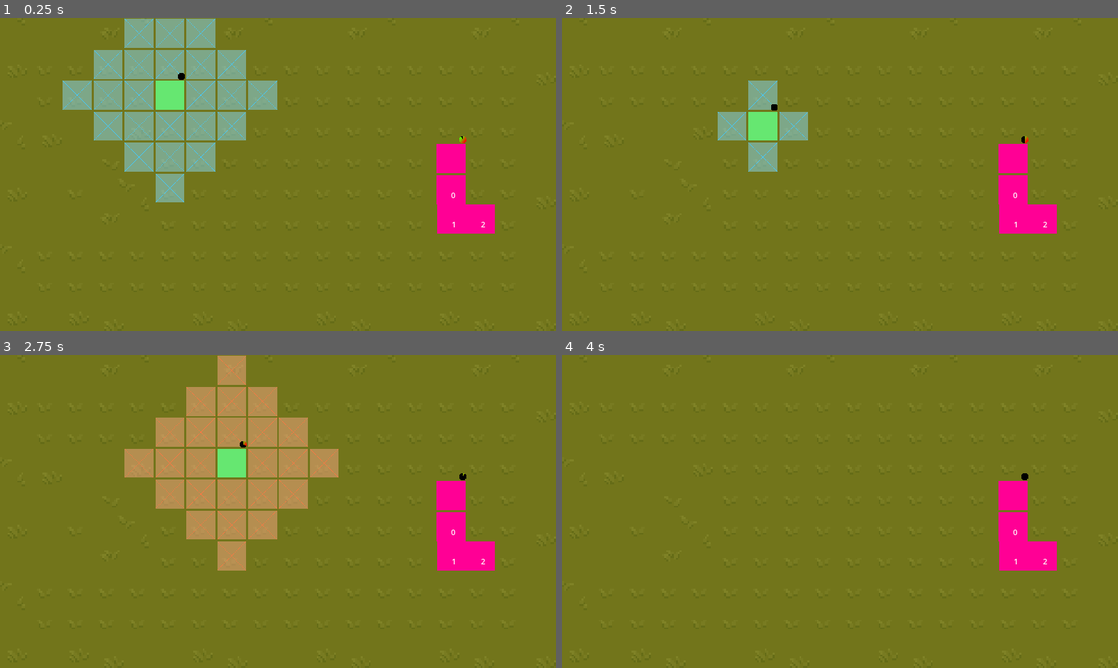
Above: before the commit, frames 1-4 (two rows, left to right).
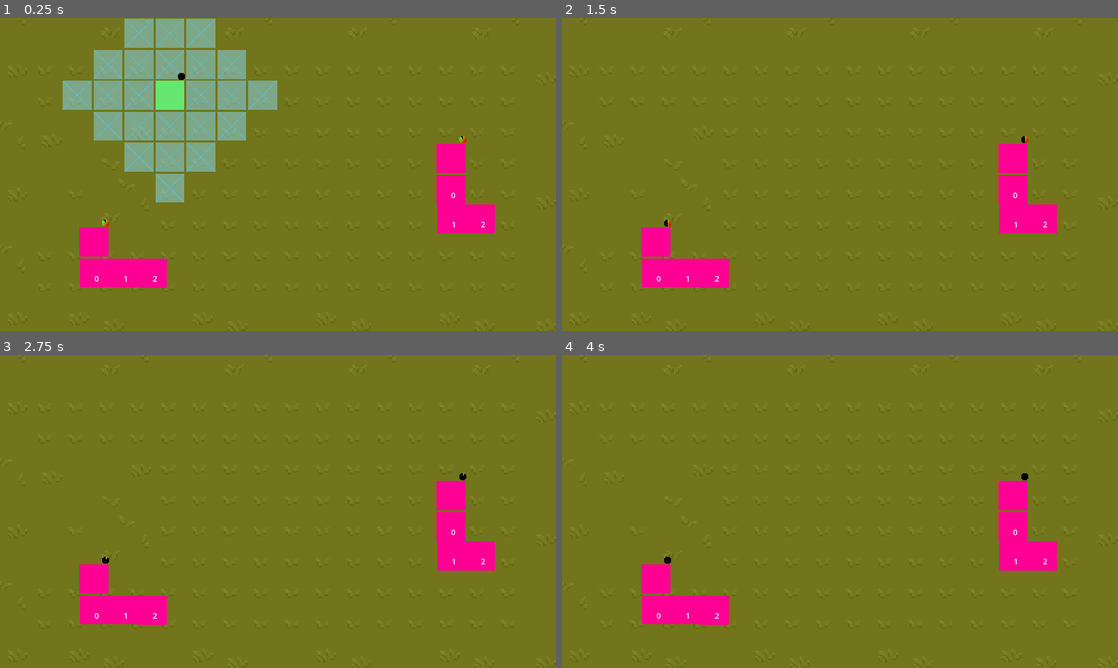
Above: after the commit, the same moments.

Repository: batgnome/MainGame
Game: Godot game, scene res://main.tscn
Two runs of this game, one before a commit and one after it. Both use one fixed random seed, a clock stepped at 60 frames per second and the inputs below.
Inputs (mouse positions are in pixels of both pictures, inside the frame that each line leads up to):
- Up to frame 1 (0.25 s): no input
- Up to frame 2 (1.5 s): tap Enter at 0.5 s; move the mouse to (734, 96) at 0.52 s; hold D (right) 0.53-1.28 s; hold L (del) 0.53-1.28 s; click (734, 96) at 0.67 s; tap R (reset, bound only after the commit) at 1.25 s; move the mouse to (1012, 158) at 1.27 s; hold S (down) from 1.28 s (still down); tap L (del) at 1.35 s; click (1012, 158) at 1.42 s
- Up to frame 3 (2.75 s): tap R (reset, bound only after the commit) at 2 s; move the mouse to (450, 495) at 2.02 s; release S (down) at 2.03 s; press the mouse at (450, 495) at 2.03 s; hold D (right) from 2.03 s (still down); tap L (del) at 2.3 s
- Up to frame 4 (4 s): tap R (reset, bound only after the commit) at 2.75, 3.5 s; move the mouse to (812, 574) at 2.77 s; release D (right) at 2.78 s; release the mouse at (812, 574) at 2.78 s; hold W (up) 2.78-3.53 s; tap L (del) at 2.85 s; click (812, 574) at 2.92 s; move the mouse to (1006, 558) at 3.52 s; hold A (left) from 3.53 s (still down); hold L (del) from 3.53 s (still down)

The runs differ from the first frame. In frame 1, 1.9% of the frame differs, in the area x 14-30%, y 64-87%; in frame 2, 4.3%; in frame 3, 14%, in the area x 14-61%, y 0-87%; in frame 4, 1.9%.
Error before the commit: Invalid access to property or key 'current_state' on a base object of type 'previously freed'. (res://main.gd:15)
Error after the commit: Invalid access to property or key 'current_state' on a base object of type 'previously freed'. (res://main.gd:23)

Commit message:
added runes to main controller

Diff:
--- a/Rune.gd
+++ b/Rune.gd
@@ -60,6 +60,8 @@
 		$turn.start(attributes.speed)
 
 func _unhandled_input(event):
+	if event.is_action_pressed("reset"):
+		current_state = States.ATTACK
 	if event.is_action_pressed("del"):
 		delete(1)
 	if current_state == States.ATTACK:
--- a/main.gd
+++ b/main.gd
@@ -3,20 +3,30 @@
 @onready var tile_map = %TileMap
 var tile_pos = Vector2()
 var selected =null
+var PlayRunes = []
+var EnemRunes = []
 # Called when the node enters the scene tree for the first time.
 func _ready():
-	selected = get_child(1)
 
+	for e in get_children():
+		if e.is_in_group('Player'):
+			PlayRunes.append(e)
+		elif  e.is_in_group('enemy'):
+			EnemRunes.append(e)
+	selected = PlayRunes[0]
+	selected = PlayRunes[0]
 	tile_pos = tile_map.local_to_map(get_local_mouse_position())
 
 
 # Called every frame. 'delta' is the elapsed time since the previous frame.
 func _process(delta):
 	if selected.current_state == 1:
-		if((selected.position - get_child(2).position).length()/32 < selected.attributes.attackRange):
-			if(get_child(2).pressed):
-				get_child(2).delete(selected.attributes.attackPower)
-				get_child(2).pressed = false
-				selected.current_state = 0
+		for e in EnemRunes:
+			if((selected.position - e.position).length()/32 < selected.attributes.attackRange*32):
+				if(e.pressed):
+					print(e)
+					e.delete(selected.attributes.attackPower)
+					e.pressed = false
+					selected.current_state = 0
 
 	pass
--- a/main.tscn
+++ b/main.tscn
@@ -6128,6 +6128,9 @@
 [node name="Rune" parent="." instance=ExtResource("7_01df4")]
 position = Vector2(352, 160)
 
-[node name="Rune2" parent="." instance=ExtResource("9_nnm0f")]
+[node name="enem1" parent="." instance=ExtResource("9_nnm0f")]
 position = Vector2(1056, 480)
 motion_mode = 1
+
+[node name="enem2" parent="." instance=ExtResource("9_nnm0f")]
+position = Vector2(376, 592)
--- a/project.godot
+++ b/project.godot
@@ -55,6 +55,11 @@
 "events": [Object(InputEventKey,"resource_local_to_scene":false,"resource_name":"","device":-1,"window_id":0,"alt_pressed":false,"shift_pressed":false,"ctrl_pressed":false,"meta_pressed":false,"pressed":false,"keycode":0,"physical_keycode":76,"key_label":0,"unicode":108,"echo":false,"script":null)
 ]
 }
+reset={
+"deadzone": 0.5,
+"events": [Object(InputEventKey,"resource_local_to_scene":false,"resource_name":"","device":-1,"window_id":0,"alt_pressed":false,"shift_pressed":false,"ctrl_pressed":false,"meta_pressed":false,"pressed":false,"keycode":0,"physical_keycode":82,"key_label":0,"unicode":114,"echo":false,"script":null)
+]
+}
 
 [rendering]
 
